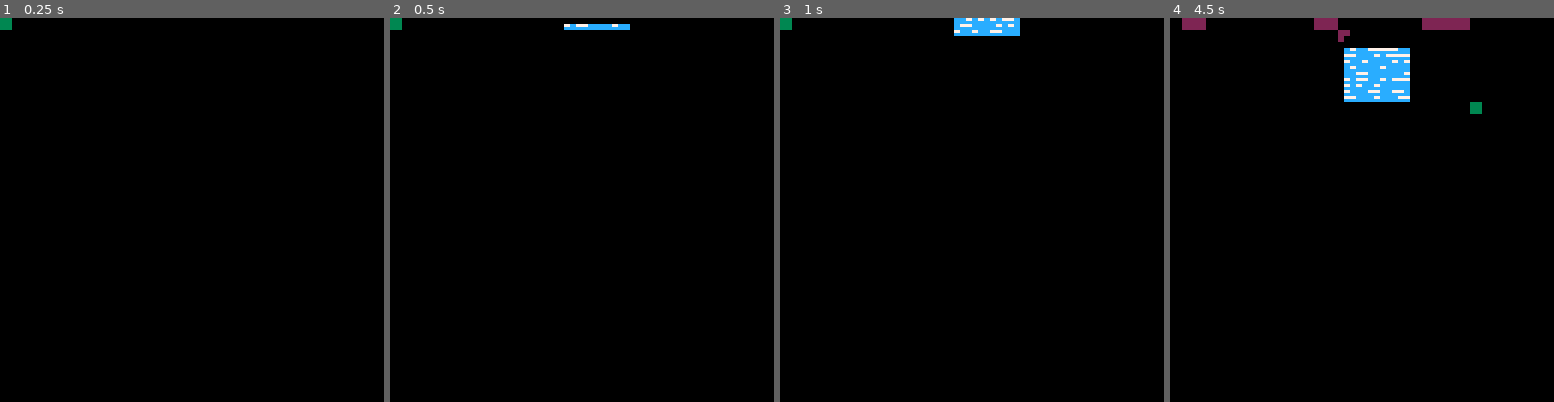
Above: before the commit, frames 1-4 (left to right).
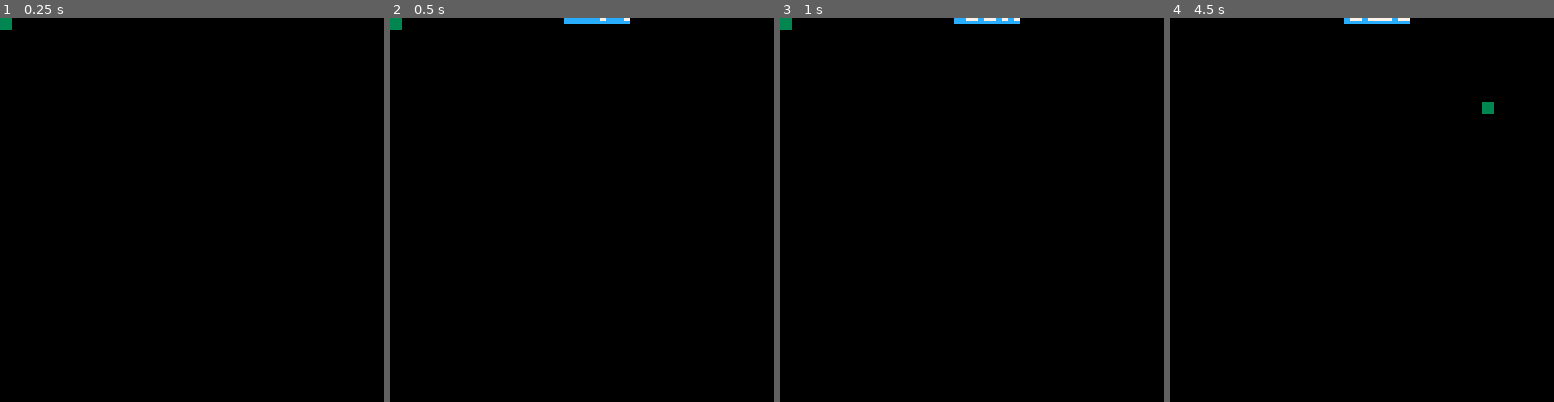
Above: after the commit, the same moments.

Repository: t-mw/herbarium
Game: PICO-8 cartridge ld38.p8
The game is run twice, just before and just after one commit, with the same random seed, the same clock (stepped at 60 frames per second) and the same inputs.
Inputs:
- Up to frame 1 (0.25 s): no input
- Up to frame 2 (0.5 s): tap X (X key) at 0.33 s
- Up to frame 3 (1 s): tap O (Z key) at 0.7 s
- Up to frame 4 (4.5 s): tap X (X key) at 1.07, 1.85, 2.97, 4.08 s; hold Right 1.6-2.1 s; tap O (Z key) every 0.4 s from 1.7 to 4.1 s; hold Up 2.15-2.42 s; hold Right 2.47-3.03 s; hold Left 3.08-3.58 s; hold Down 3.63-3.97 s; hold Right from 4.02 s (still down)

Frame 1 is identical in both runs. In frame 2, 0.5% of the frame differs, in the area x 45-63%, y 0-4%; in frame 3, 0.6%; in frame 4, 3.7%, in the area x 3-85%, y 0-25%.

Commit message:
Refactor

Diff:
--- a/ld38.p8
+++ b/ld38.p8
@@ -24,8 +24,8 @@
 }
 
 local state_cells = {}
-local state_x_cell = 1
-local state_y_cell = 1
+local state_cell_x = 1
+local state_cell_y = 1
 
 function from_2d_voxel_idx(x, y)
   return ((x - 1) * voxel_dim_y) + y
@@ -64,11 +64,22 @@
 
 run_tests()
 
-for x=1,voxel_dim_x do
-  for y=1,voxel_dim_y do
-    local idx = from_2d_voxel_idx(x, y)
-    state_voxels[idx] = voxel_type.empty
-    state_voxel_horz_vel[idx] = 0
+function set_voxel_by_cell(cell_x, cell_y, set_to)
+  local x1 = (cell_x - 1) * voxels_per_cell + 1
+  local y1 = (cell_y - 1) * voxels_per_cell + 1
+  local x2 = x1 + voxels_per_cell - 1
+  local y2 = y1 + voxels_per_cell - 1
+
+  for x=x1,x2 do
+    for y=y1,y2 do
+      local idx = from_2d_voxel_idx(x, y)
+
+      if (set_to == voxel_type.empty and
+          state_voxels[idx] == voxel_type.solid) or
+      state_voxels[idx] == voxel_type.empty then
+        state_voxels[idx] = set_to
+      end
+    end
   end
 end
 
@@ -79,13 +90,12 @@
   end
 end
 
-local counter = 1
 function update_voxels()
-  counter += 1
+
 
   local process_limit = 432
 
-  if counter % 10 == 0 and counter < 100 then
+  if update_counter % 10 == 0 and update_counter < 100 then
     for x=30,40 do
       local y = 1
       local idx = from_2d_voxel_idx(x, y)
@@ -190,38 +200,24 @@
 
 function update_input()
   if btnp_dir_custom(0) then
-    state_x_cell = max(state_x_cell - 1, 1)
+    state_cell_x = max(state_cell_x - 1, 1)
   end
   if btnp_dir_custom(1) then
-    state_x_cell = min(state_x_cell + 1, cell_dim_x)
+    state_cell_x = min(state_cell_x + 1, cell_dim_x)
   end
   if btnp_dir_custom(2) then
-    state_y_cell = max(state_y_cell - 1, 1)
+    state_cell_y = max(state_cell_y - 1, 1)
   end
   if btnp_dir_custom(3) then
-    state_y_cell = min(state_y_cell + 1, cell_dim_y)
-  end
-
-  if btn(4) or btn(5) then
-    local idx = from_2d_cell_idx(state_x_cell, state_y_cell)
-
-    local x1 = (state_x_cell - 1) * voxels_per_cell + 1
-    local y1 = (state_y_cell - 1) * voxels_per_cell + 1
-    local x2 = x1 + voxels_per_cell - 1
-    local y2 = y1 + voxels_per_cell - 1
-
-    for x=x1,x2 do
-      for y=y1,y2 do
-        local idx = from_2d_voxel_idx(x, y)
-
-        if btn(4) and state_voxels[idx] == voxel_type.empty then
-          state_voxels[idx] = voxel_type.solid
-        elseif btn(5) and state_voxels[idx] == voxel_type.solid then
-          state_voxels[idx] = voxel_type.empty
-        end
-      end
-    end
-    -- state_cells[idx] = cell_type.solid
+    state_cell_y = min(state_cell_y + 1, cell_dim_y)
+  end
+
+  if btn(4) then
+    set_voxel_by_cell(state_cell_x, state_cell_y, voxel_type.solid)
+  end
+
+  if btn(5) then
+    set_voxel_by_cell(state_cell_x, state_cell_y, voxel_type.empty)
   end
 end
 
@@ -290,7 +286,7 @@
       end
     end
   end
-  draw_cell(state_x_cell, state_y_cell, 3)
+  draw_cell(state_cell_x, state_cell_y, 3)
 end
 __gfx__
 0000000049999999999999994444444433333333ddd3dddd000000000000000000a0aa0000000000000000000000000000000000000000000000000000000000
